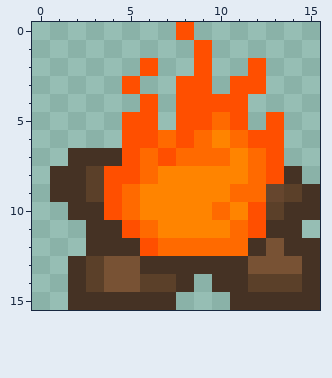
Two states of a pixel-art file, slimeclimbpic/campfire/campfire_0.aseprite. The picture above was drawn from the file before the commit.
16x16 pixels, 1 frame.
Once edited:
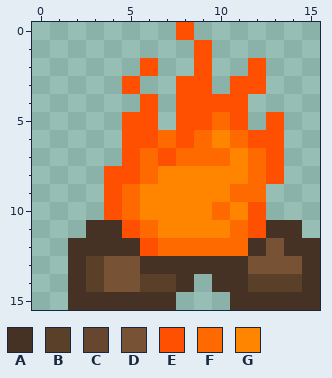
Palette (. is transparent): A #453224  B #5b4029  C #66462e  D #785234  E #ff4f00  F #ff6a00  G #ff8400
What changed:
@@ x 0..15 @@
  6 .....EEFEFGFEE..
- 7 ..AAAEFEFFFGFE..
- 8 .AABEEFGGGGGFEA.
- 9 .AABEFGGGGGFFCBA
-10 ..AAEFGGGGFGEBAA
+ 7 .....EFEFFFGFE..
+ 8 ....EEFGGGGGFE..
+ 9 ....EFGGGGGFF...
+10 ....EFGGGGFGE...
 11 ...AAEFGGGGFEAA.
-12 ...AAAEFFFFFADAA
+12 ..AAAAEFFFFFADAA
 13 ..ABDDAAAAAADDDA
Where, in picture pixels (left, top, right, bottom), the same in both pictures:
changed: (50, 148, 122, 256)
erased: (266, 166, 320, 220)
